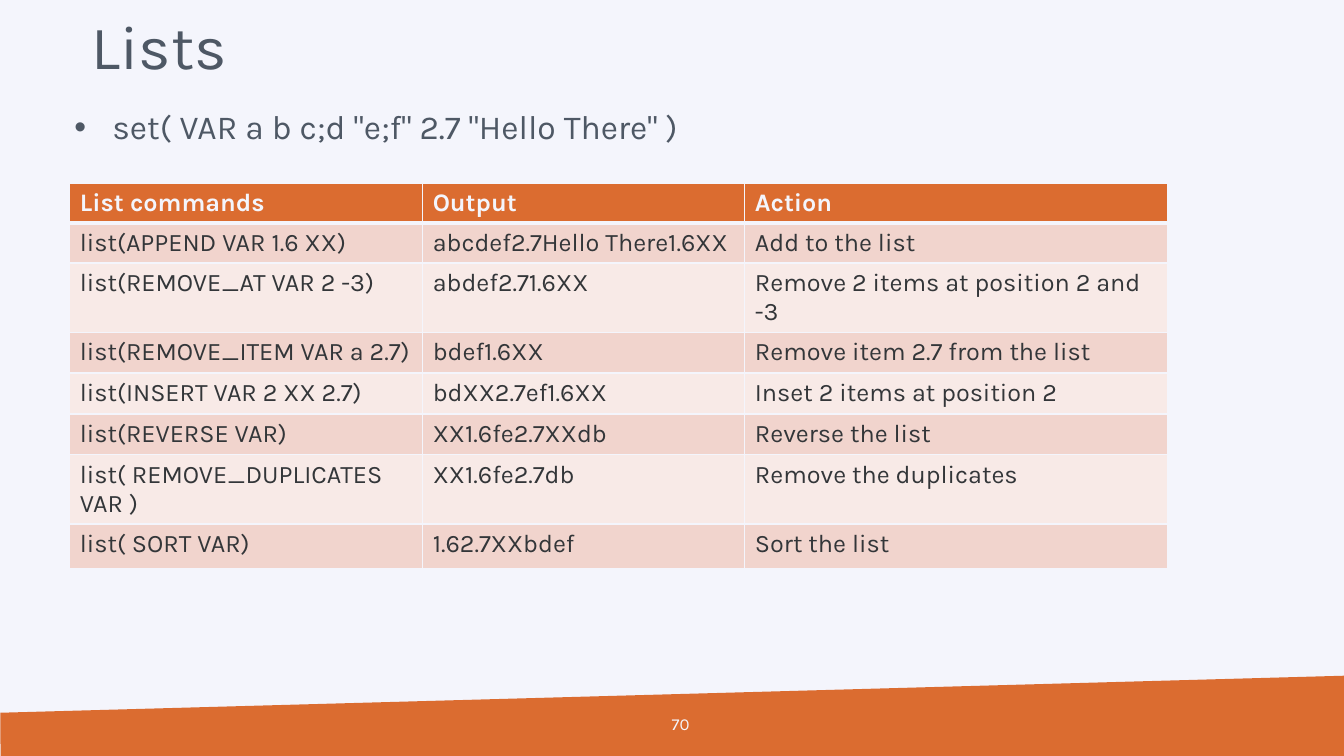
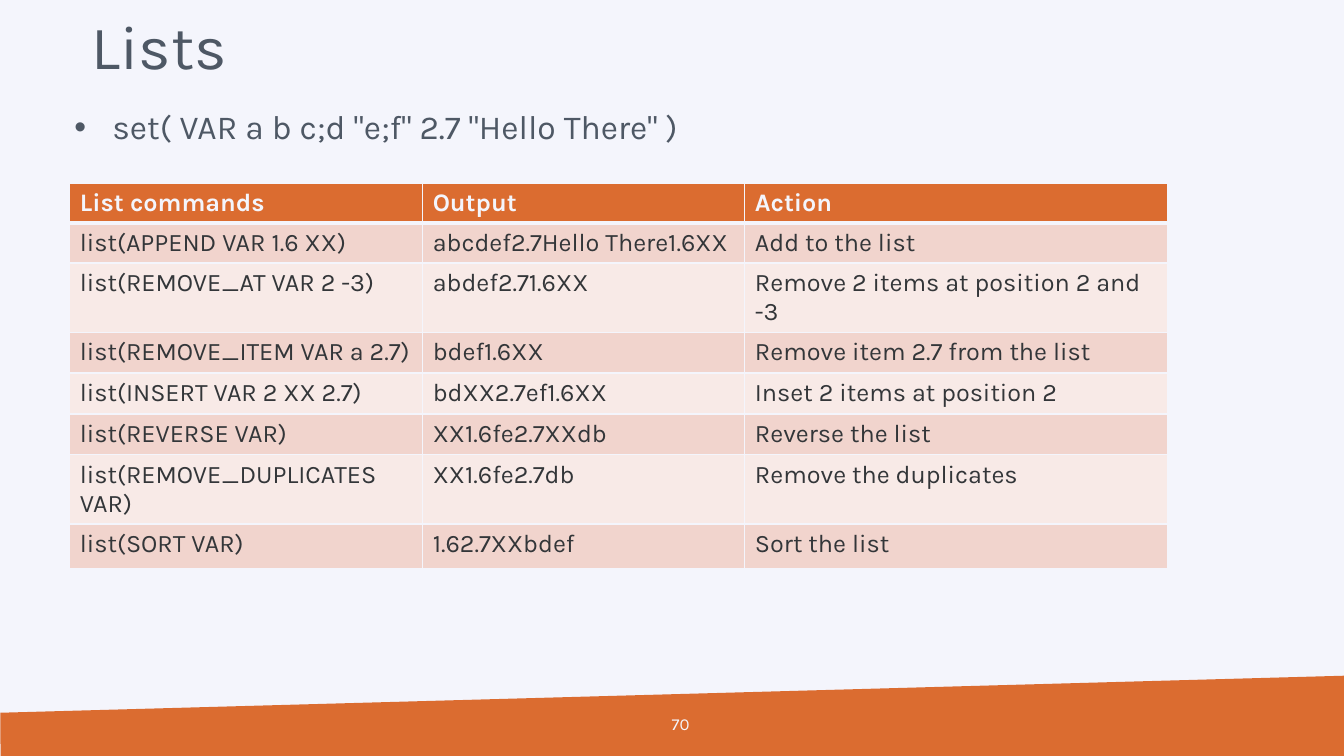
Before and after one commit to hpcleuven/CMake-intro, a slide deck: slide 70 of CMake-introduction.pptx. Drawn at 1344x756 pixels with LibreOffice and Linux fonts; fonts in the diff are those of the drawing; background and template pictures are left out. Boxes give left, top, right and bottom in pixels: in the first picture for what was removed or moved away, otherwise in the second. Text is boxed around its words. In the diff, an @@ line names an element or a change of style, - is before the commit and + after.

```diff
--- a/CMake-introduction.pptx
+++ b/CMake-introduction.pptx
@@ table at [70, 184, 1168, 559] @@
-row 7, column 1: list( REMOVE_DUPLICATES VAR )
+row 7, column 1: list(REMOVE_DUPLICATES VAR)
-row 8, column 1: list( SORT VAR)
+row 8, column 1: list(SORT VAR)
```
Also in this commit, not shown: 37 other slides changed, 1 other file.
